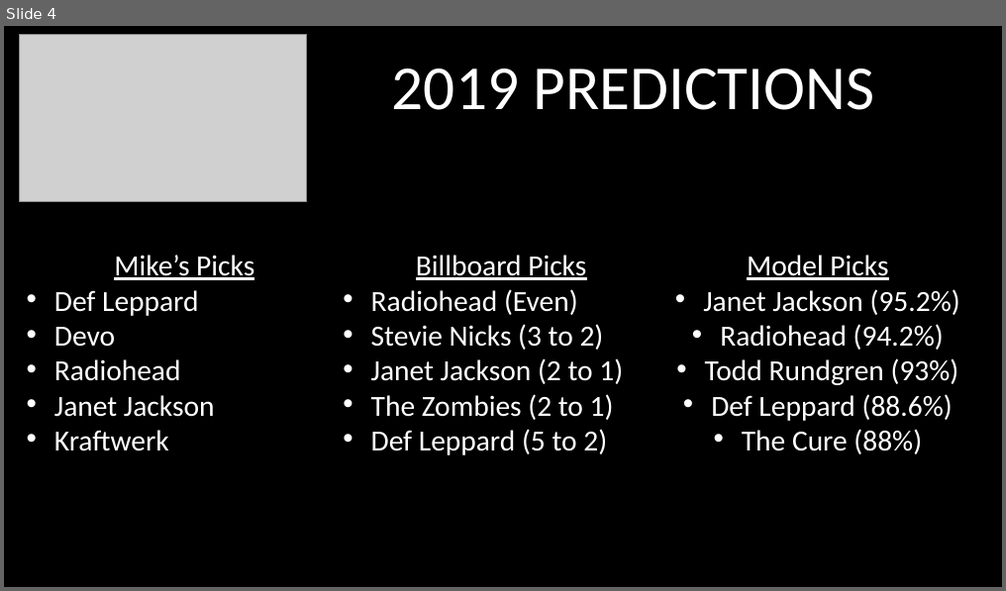
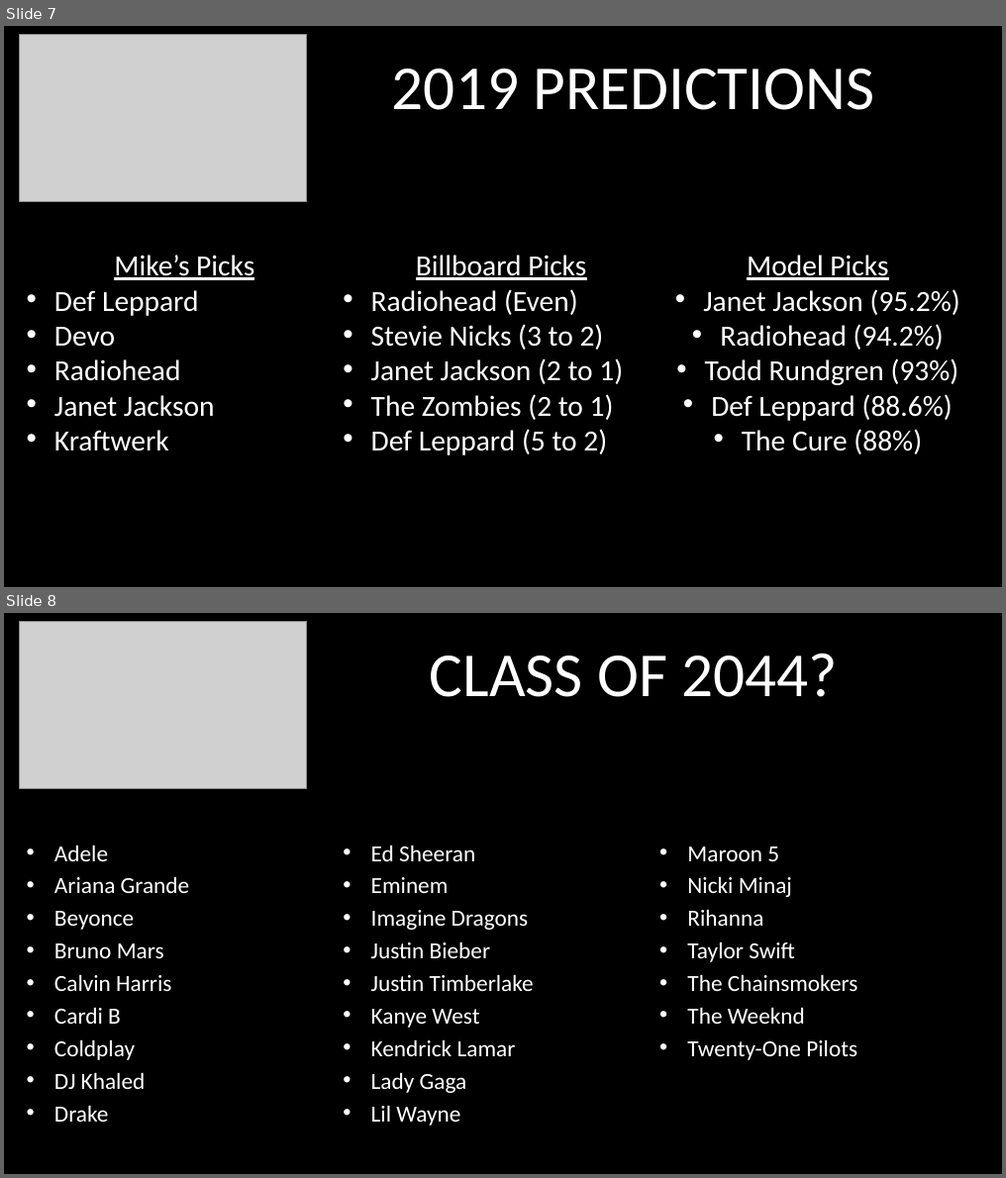
Before and after one commit to mborenstein128/Rock_Hall, a slide deck: RockHall.pptx. Shown one above the other, each under a label of ours: slide 4 before the commit, slides 7 and 8 after it. The pictures are 1006x591 and 1006x1178 pixels, drawn with LibreOffice and Linux fonts; fonts in the diff are those of the drawing; grey boxes stand for pictures. Boxes give left, top, right and bottom in pixels: in the first picture for what was removed or moved away, otherwise in the second. Text is boxed around its words. In the diff, an @@ line names an element or a change of style, - is before the commit and + after.

```diff
--- a/RockHall.pptx
+++ b/RockHall.pptx
@@ slide 8 added at <box>4,613,1002,1174</box>, background #000000 @@
@@ picture added at <box>19,621,307,788</box> @@
@@ title added at <box>430,653,837,697</box>, 60.3 pt, text #FFFFFF @@
+CLASS OF 2044?
@@ subtitle added at <box>54,845,858,1126</box>, 22.2 pt, text #FFFFFF @@
+• Adele
+• Ariana Grande
+• Beyonce
+• Bruno Mars
+• Calvin Harris
+• Cardi B
+• Coldplay
+• DJ Khaled
+• Drake
+• Ed Sheeran
+• Eminem
+• Imagine Dragons
+• Justin Bieber
+• Justin Timberlake
+• Kanye West
+• Kendrick Lamar
+• Lady Gaga
+• Lil Wayne
+• Maroon 5
+• Nicki Minaj
+• Rihanna
+• Taylor Swift
+• The Chainsmokers
+• The Weeknd
+• Twenty-One Pilots
@@ what was slide 4 is now slide 7 @@
```
Also in this commit, not shown: 1 slide changed, 5 other slides added.
